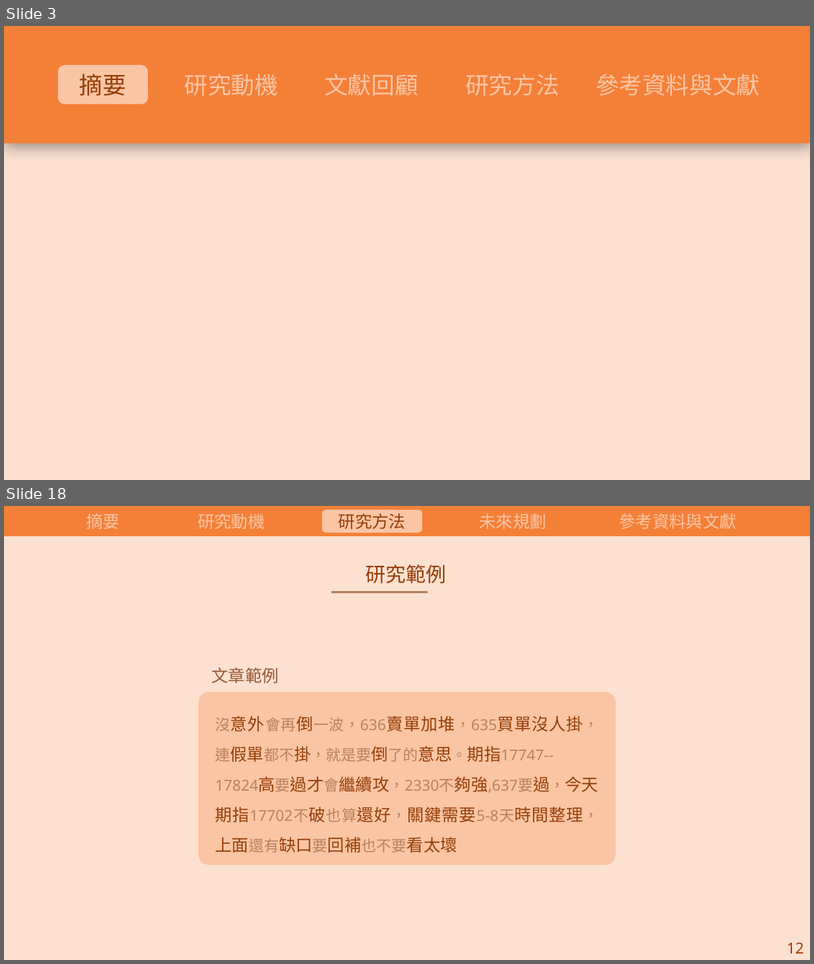
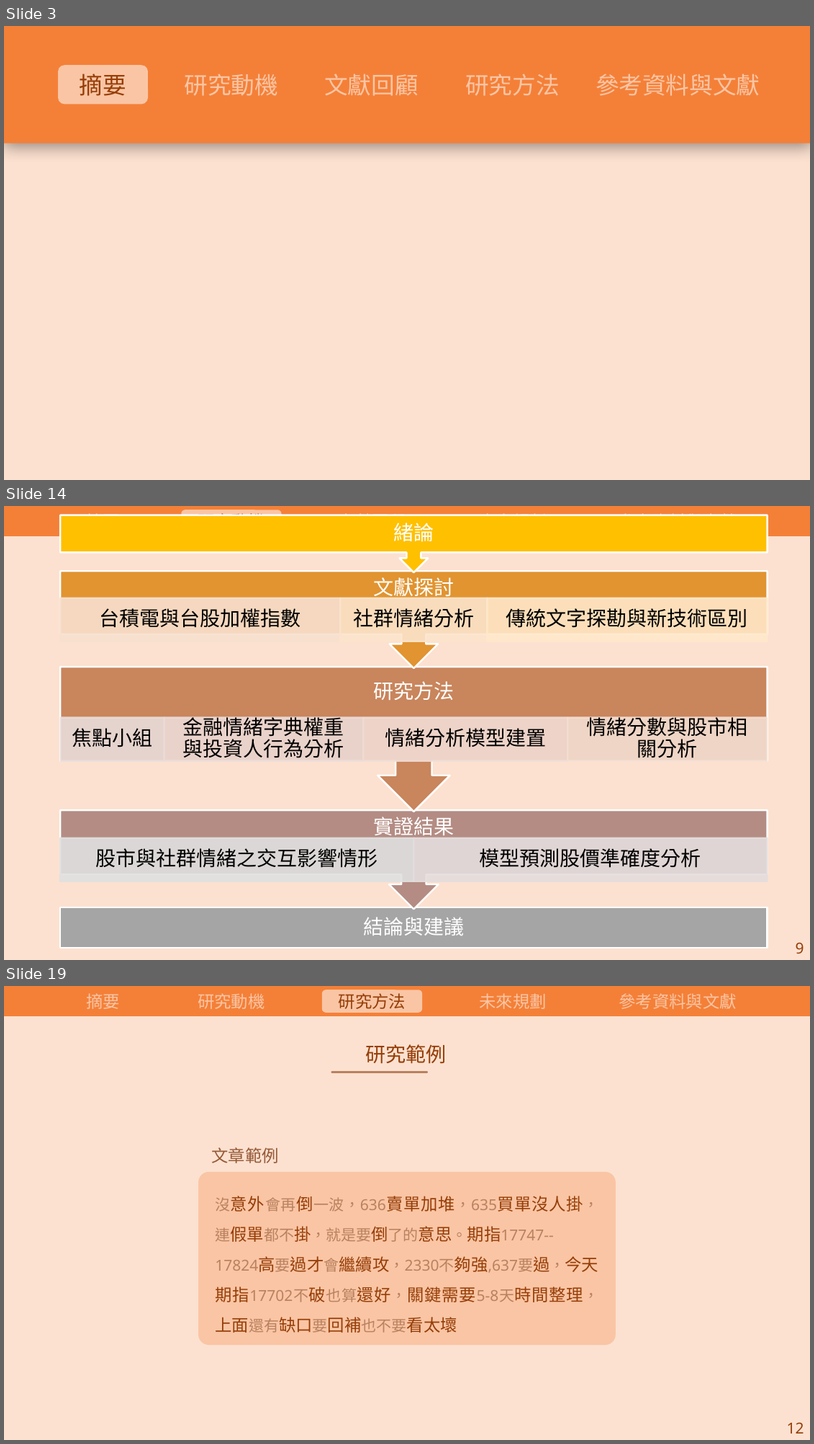
Before and after one commit to carina419/NTUST, a slide deck: 112-2/MI6006701 研究方法/研究方法期末報告.pptx. Shown one above the other, each under a label of ours: slides 3 and 18 before the commit, slides 3, 14 and 19 after it; the slides between them are not shown. The pictures are 814x964 and 814x1444 pixels, drawn with LibreOffice and Linux fonts; fonts in the diff are those of the drawing. Boxes give left, top, right and bottom in pixels: in the first picture for what was removed or moved away, otherwise in the second. Text is boxed around its words. In the diff, an @@ line names an element or a change of style, - is before the commit and + after.

```diff
--- a/112-2/MI6006701 研究方法/研究方法期末報告.pptx
+++ b/112-2/MI6006701 研究方法/研究方法期末報告.pptx
@@ slide 14 added at <box>4,506,810,960</box>, background #FFFFFF @@
@@ rectangle added at <box>4,506,810,960</box>, fill #FCE1D0 @@
@@ rectangle added at <box>4,506,810,536</box>, fill #F48038 @@
@@ text added at <box>86,510,120,516</box>, 20 pt, text #FAC5A4 @@
+摘要
@@ rounded rectangle added at <box>181,510,282,533</box>, fill #FAC5A4 @@
@@ text added at <box>198,510,265,516</box>, 20 pt, text #963E08 @@
+研究動機
@@ text added at <box>339,510,406,532</box>, 20 pt, text #FAC5A4 @@
+文獻回顧
@@ group added at <box>60,515,768,947</box>: 14 texts, 10 rectangles, 4 up arrow callouts @@
+結論與建議
+實證結果
+股市與社群情緒之交互影響情形
+模型預測股價準確度分析
+研究方法
+焦點小組
+金融情緒字典權重與投資人行為分析
+情緒分析模型建置
+情緒分數與股市相關分析
+文獻探討
+台積電與台股加權指數
+社群情緒分析
+傳統文字探勘與新技術區別
+緒論
@@ text added at <box>479,510,546,516</box>, 20 pt, text #FAC5A4 @@
+未來規劃
@@ text added at <box>619,510,737,516</box>, 20 pt, text #FAC5A4 @@
+參考資料與文獻
@@ text added at <box>796,942,805,953</box>, 18 pt, text #963E08 @@
+9
@@ what was slide 18 is now slide 19 @@
```
Also in this commit, not shown: 13 slides changed, 2 other slides added, 2 slides removed, 2 other files.
